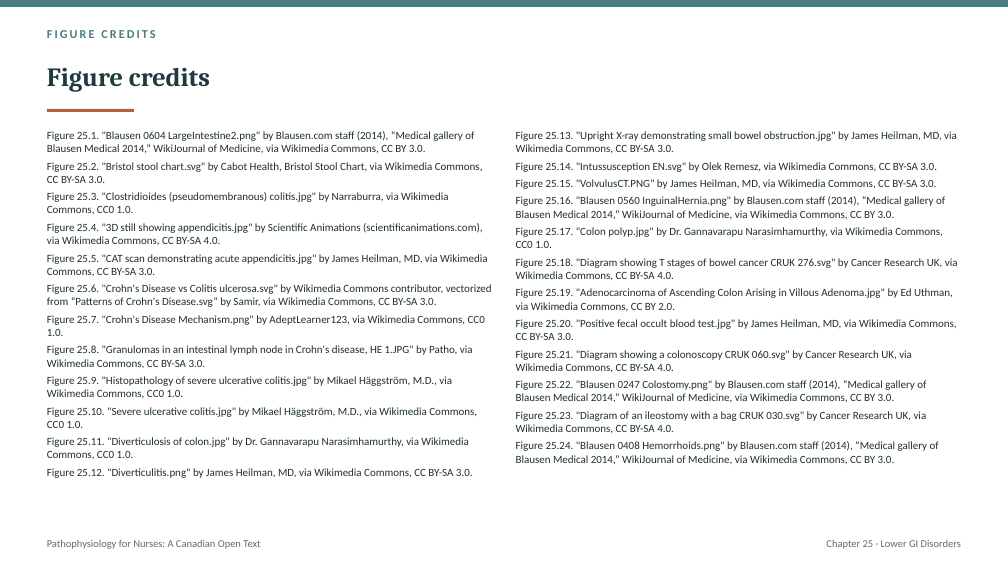
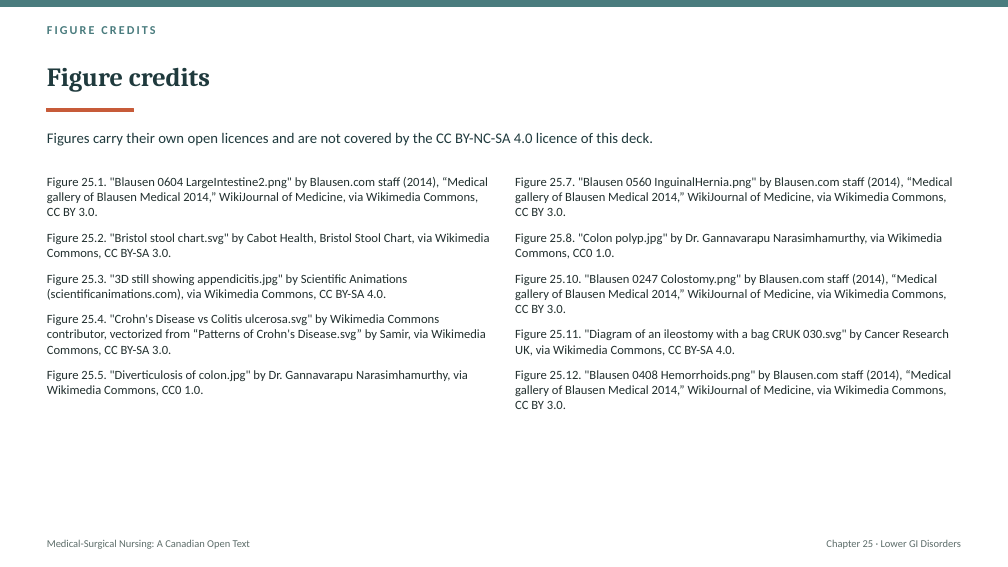
Before and after one commit to andrewleenl/opensourcenursing, a slide deck: slide 35 of Ch25_Lower_Gastrointestinal_Disorders_Lecture_Presentation.pptx (slide 55 before the commit). Drawn at 1008x567 pixels with LibreOffice and Linux fonts; fonts in the diff are those of the drawing. Boxes give left, top, right and bottom in pixels: in the first picture for what was removed or moved away, otherwise in the second. Text is boxed around its words. In the diff, an @@ line names an element or a change of style, - is before the commit and + after.

```diff
--- a/Ch25_Lower_Gastrointestinal_Disorders_Lecture_Presentation.pptx
+++ b/Ch25_Lower_Gastrointestinal_Disorders_Lecture_Presentation.pptx
@@ text "FIGURE CREDITS" at [47, 26, 155, 34]: vertical alignment middle to top @@
@@ text added at [47, 132, 653, 146], 14 pt, text #1F3A3D @@
+Figures carry their own open licences and are not covered by the CC BY-NC-SA 4.0 licence of this deck.
@@ text at [47, 177, 490, 259]: size 10.5 to 12 pt in "Figure 25.1. "Blausen 0604 LargeIntestine2.png" by Blausen.c ...", "Figure 25.2. "Bristol stool chart.svg" by Cabot ..."; more space between paragraphs @@
@@ text "Figure 25.1. "Blausen 0604 LargeIntestine2.png" ...": place and size @@
-text "Figure 25.1. "Blausen 0604 LargeIntestine2.png" ..." at [47, 131, 492, 478]
+text "Figure 25.1. "Blausen 0604 LargeIntestine2.png" ..." at [47, 177, 490, 395]
@@ text at [515, 177, 953, 409]: text changed; size 10.5 to 12 pt @@
-Figure 25.13. "Upright X-ray demonstrating small bowel obstruction.jpg" by James Heilman, MD, via Wikimedia Commons, CC BY-SA 3.0.
-Figure 25.14. "Intussusception EN.svg" by Olek Remesz, via Wikimedia Commons, CC BY-SA 3.0.
-Figure 25.15. "VolvulusCT.PNG" by James Heilman, MD, via Wikimedia Commons, CC BY-SA 3.0.
-Figure 25.16. "Blausen 0560 InguinalHernia.png" by Blausen.com staff (2014), “Medical gallery of Blausen Medical 2014,” WikiJournal of Medicine, via Wikimedia Commons, CC BY 3.0.
-Figure 25.17. "Colon polyp.jpg" by Dr. Gannavarapu Narasimhamurthy, via Wikimedia Commons, CC0 1.0.
-Figure 25.18. "Diagram showing T stages of bowel cancer CRUK 276.svg" by Cancer Research UK, via Wikimedia Commons, CC BY-SA 4.0.
-Figure 25.19. "Adenocarcinoma of Ascending Colon Arising in Villous Adenoma.jpg" by Ed Uthman, via Wikimedia Commons, CC BY 2.0.
-Figure 25.20. "Positive fecal occult blood test.jpg" by James Heilman, MD, via Wikimedia Commons, CC BY-SA 3.0.
-Figure 25.21. "Diagram showing a colonoscopy CRUK 060.svg" by Cancer Research UK, via Wikimedia Commons, CC BY-SA 4.0.
-Figure 25.22. "Blausen 0247 Colostomy.png" by Blausen.com staff (2014), “Medical gallery of Blausen Medical 2014,” WikiJournal of Medicine, via Wikimedia Commons, CC BY 3.0.
-Figure 25.23. "Diagram of an ileostomy with a bag CRUK 030.svg" by Cancer Research UK, via Wikimedia Commons, CC BY-SA 4.0.
-Figure 25.24. "Blausen 0408 Hemorrhoids.png" by Blausen.com staff (2014), “Medical gallery of Blausen Medical 2014,” WikiJournal of Medicine, via Wikimedia Commons, CC BY 3.0.
+Figure 25.7. "Blausen 0560 InguinalHernia.png" by Blausen.com staff (2014), “Medical gallery of Blausen Medical 2014,” WikiJournal of Medicine, via Wikimedia Commons, CC BY 3.0.
+Figure 25.8. "Colon polyp.jpg" by Dr. Gannavarapu Narasimhamurthy, via Wikimedia Commons, CC0 1.0.
+Figure 25.10. "Blausen 0247 Colostomy.png" by Blausen.com staff (2014), “Medical gallery of Blausen Medical 2014,” WikiJournal of Medicine, via Wikimedia Commons, CC BY 3.0.
+Figure 25.11. "Diagram of an ileostomy with a bag CRUK 030.svg" by Cancer Research UK, via Wikimedia Commons, CC BY-SA 4.0.
+Figure 25.12. "Blausen 0408 Hemorrhoids.png" by Blausen.com staff (2014), “Medical gallery of Blausen Medical 2014,” WikiJournal of Medicine, via Wikimedia Commons, CC BY 3.0.
@@ text at [47, 274, 486, 395]: text changed; size 10.5 to 12 pt @@
-Figure 25.3. "Clostridioides (pseudomembranous) colitis.jpg" by Narraburra, via Wikimedia Commons, CC0 1.0.
-Figure 25.4. "3D still showing appendicitis.jpg" by Scientific Animations (scientificanimations.com), via Wikimedia Commons, CC BY-SA 4.0.
-Figure 25.5. "CAT scan demonstrating acute appendicitis.jpg" by James Heilman, MD, via Wikimedia Commons, CC BY-SA 3.0.
-Figure 25.6. "Crohn's Disease vs Colitis ulcerosa.svg" by Wikimedia Commons contributor, vectorized from “Patterns of Crohn's Disease.svg” by Samir, via Wikimedia Commons, CC BY-SA 3.0.
-Figure 25.7. "Crohn's Disease Mechanism.png" by AdeptLearner123, via Wikimedia Commons, CC0 1.0.
-Figure 25.8. "Granulomas in an intestinal lymph node in Crohn's disease, HE 1.JPG" by Patho, via Wikimedia Commons, CC BY-SA 3.0.
-Figure 25.9. "Histopathology of severe ulcerative colitis.jpg" by Mikael Häggström, M.D., via Wikimedia Commons, CC0 1.0.
-Figure 25.10. "Severe ulcerative colitis.jpg" by Mikael Häggström, M.D., via Wikimedia Commons, CC0 1.0.
-Figure 25.11. "Diverticulosis of colon.jpg" by Dr. Gannavarapu Narasimhamurthy, via Wikimedia Commons, CC0 1.0.
-Figure 25.12. "Diverticulitis.png" by James Heilman, MD, via Wikimedia Commons, CC BY-SA 3.0.
+Figure 25.3. "3D still showing appendicitis.jpg" by Scientific Animations (scientificanimations.com), via Wikimedia Commons, CC BY-SA 4.0.
+Figure 25.4. "Crohn's Disease vs Colitis ulcerosa.svg" by Wikimedia Commons contributor, vectorized from “Patterns of Crohn's Disease.svg” by Samir, via Wikimedia Commons, CC BY-SA 3.0.
+Figure 25.5. "Diverticulosis of colon.jpg" by Dr. Gannavarapu Narasimhamurthy, via Wikimedia Commons, CC0 1.0.
@@ text at [47, 539, 250, 549]: text changed @@
-Pathophysiology for Nurses: A Canadian Open Text
+Medical-Surgical Nursing: A Canadian Open Text
```
Also in this commit, not shown: 8 other slides changed, 26 slides added, 46 slides removed, 3 other files.
